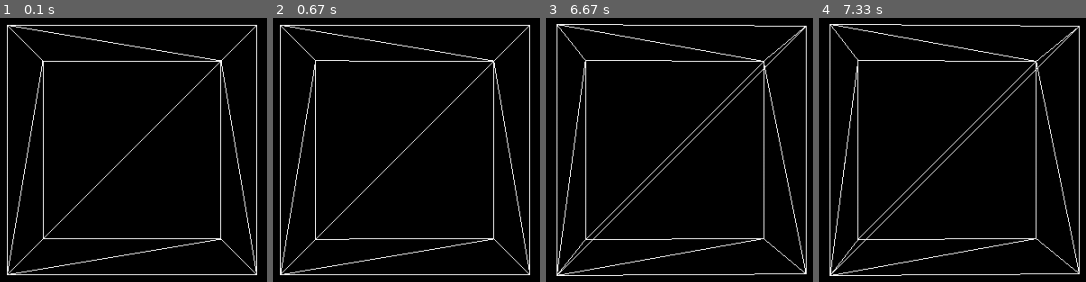
Above: before the commit, frames 1-4 (left to right).
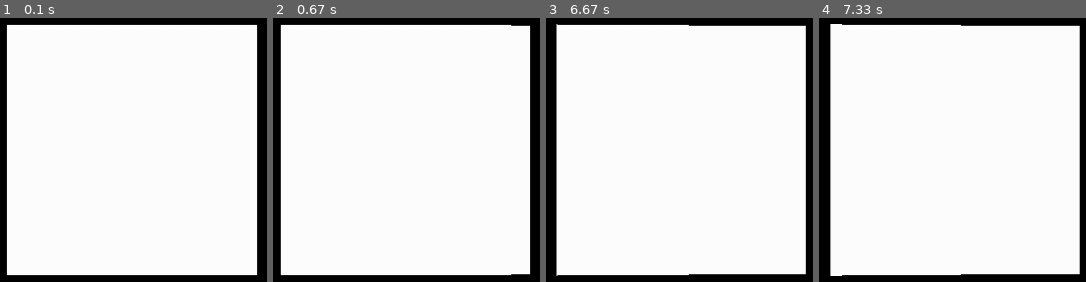
Above: after the commit, the same moments.

Repository: Danntastico/mathematics-for-computer-graphics
Game: pygame game, started from Chapter_4/PerspectiveCamera.py
Same seed, same stepped clock (60 frames per second), same inputs: the game is played once before the commit and once after it.
Inputs (mouse positions are in pixels of both pictures, inside the frame that each line leads up to):
- Up to frame 1 (0.1 s): no input
- Up to frame 2 (0.67 s): click (403, 150) at 0.38 s
- Up to frame 3 (6.67 s): click (682, 197) at 0.72 s; click (outside the picture) at 1.05 s; click (outside the picture) at 1.38 s; click (outside the picture) at 1.72 s; click (outside the picture) at 2.05 s; click (647, 28) at 2.38 s; click (outside the picture) at 2.72 s; click (outside the picture) at 3.05 s; click (outside the picture) at 3.38 s; click (outside the picture) at 3.72 s; click (outside the picture) at 4.05 s; click (716, 120) at 4.38 s; click (outside the picture) at 4.72 s; click (outside the picture) at 5.05 s; click (outside the picture) at 5.38 s; click (outside the picture) at 5.72 s; click (588, 123) at 6.05 s; click (outside the picture) at 6.38 s
- Up to frame 4 (7.33 s): click (outside the picture) at 6.72 s; click (outside the picture) at 7.05 s

The runs differ from the first frame. In frame 1, 89% of the frame differs, in the area x 2-97%, y 2-98%; in frame 2, 88%; in frame 3, 89%, in the area x 4-98%, y 2-98%; in frame 4, 89%.

Commit message:
Lights first excercise

Diff:
--- a/Chapter_4/Cube.py
+++ b/Chapter_4/Cube.py
@@ -1,4 +1,6 @@
-from Mesh3D import *
+from Chapter_4.Mesh3D import *
+
+
 class Cube(Mesh3D):
     def __init__(self):
         self.vertices = [
--- a/Chapter_4/Mesh3D.py
+++ b/Chapter_4/Mesh3D.py
@@ -14,7 +14,7 @@
 
     def draw(self):
         for t in range(0, len(self.triangles), 3):
-            glBegin(GL_LINE_LOOP)
+            glBegin(GL_POLYGON)
             glVertex3fv(
                 self.vertices[self.triangles[t]])
             glVertex3fv(self.vertices[self.triangles[t +
--- a/Chapter_5/HelloLights.py
+++ b/Chapter_5/HelloLights.py
@@ -0,0 +1,51 @@
+import pygame
+from pygame.locals import *
+from OpenGL.GL import *
+from Chapter_4.Cube import Cube
+from OpenGL.GLU import *
+
+pygame.init()
+screen_width = 1000
+screen_height = 800
+screen = pygame.display.set_mode((screen_width, screen_height), DOUBLEBUF | OPENGL)
+pygame.display.set_caption('OpenGL in Python, Lights Practice')
+
+done = False
+white = pygame.Color(255, 255, 255)
+glMatrixMode(GL_PROJECTION)
+camera_aspect_ratio = screen_width / screen_height
+gluPerspective(60, camera_aspect_ratio, 0.1, 100)
+glMatrixMode(GL_MODELVIEW)
+# glOrtho(-1, 1, 1, -1, 0.1, 100.0)
+glTranslatef(0, 0, -3)
+
+glEnable(GL_DEPTH_TEST)
+glEnable(GL_LIGHTING)
+
+glLight(GL_LIGHT0, GL_POSITION, (5, 5, 5, 1))
+# glLightfv(GL_LIGHT0, GL_AMBIENT, (0, 1, 0, 1))
+glLightfv(GL_LIGHT0, GL_DIFFUSE, (1, 0, 0, 1))
+# glLightfv(GL_LIGHT0, GL_SPECULAR, (0, 1, 0, 1))
+glEnable(GL_LIGHT0)
+glMaterialfv(GL_FRONT, GL_DIFFUSE, (0, 1, 0, 1))
+# glLight(GL_LIGHT1, GL_POSITION, (-5, 5, 0, 1))
+# glLightfv(GL_LIGHT1, GL_DIFFUSE, (0, 0, 1, 1))
+# glEnable(GL_LIGHT1)
+
+print(GL_MAX_LIGHTS)
+cube = Cube()
+rotate_cube = False
+
+while not done:
+    for event in pygame.event.get():
+        if event.type == pygame.QUIT:
+            done = True
+        elif event.type == pygame.MOUSEBUTTONDOWN:
+            rotate_cube = not rotate_cube
+    glClear(GL_COLOR_BUFFER_BIT | GL_DEPTH_BUFFER_BIT)
+    cube.draw()
+    if rotate_cube:
+        glRotatef(0.01, 3, 0.5, 0)
+    pygame.display.flip()
+
+pygame.quit()
